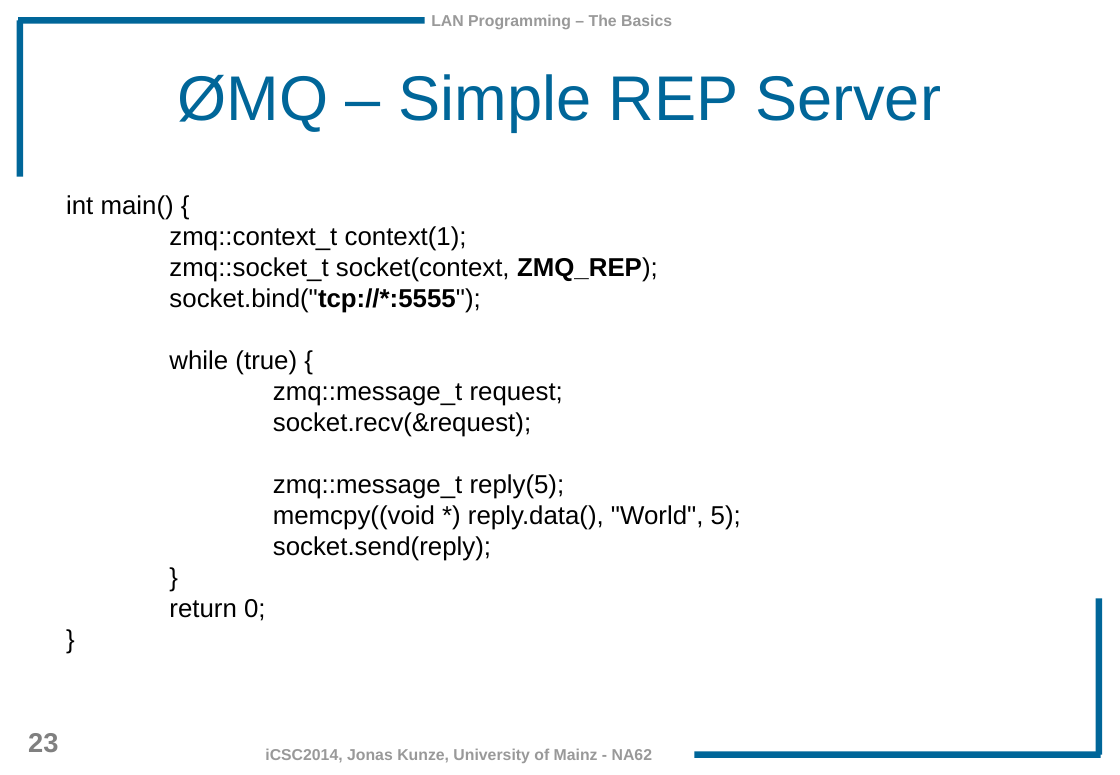
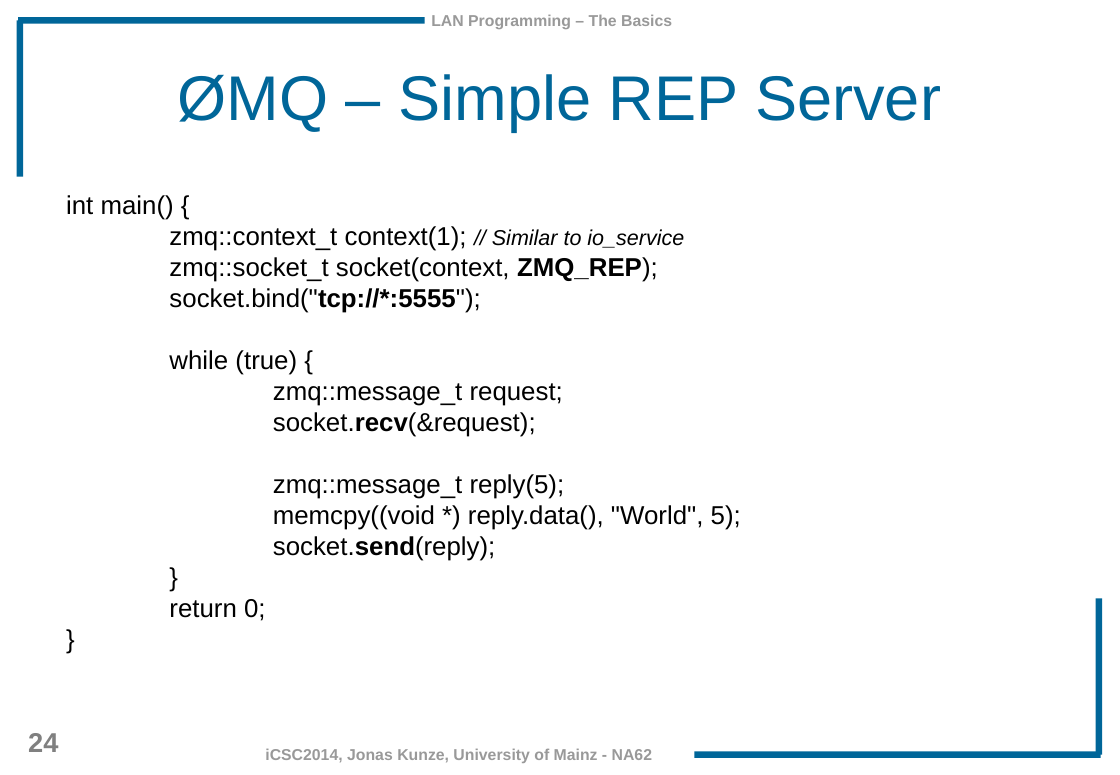
Before and after one commit to JonasKunze/icsc2014, a slide deck: slide 24 of iCSC-2014-Network-Libraries.odp (slide 23 before the commit). Drawn at 1120x775 pixels with LibreOffice and Linux fonts; fonts in the diff are those of the drawing; background and template pictures are left out. Boxes give left, top, right and bottom in pixels: in the first picture for what was removed or moved away, otherwise in the second. Text is boxed around its words. In the diff, an @@ line names an element or a change of style, - is before the commit and + after.

```diff
--- a/iCSC-2014-Network-Libraries.odp
+++ b/iCSC-2014-Network-Libraries.odp
@@ text at (169, 226, 684, 251): text changed @@
-zmq::context_t context(1);
+zmq::context_t context(1); // Similar to io_service
@@ text at (273, 412, 536, 561): bold on in "socket.recv(&request);", "socket.send(reply);" @@
@@ page number at (28, 733, 58, 752): text changed @@
-23
+24
```
Also in this commit, not shown: 26 other slides changed, 1 slide added.
